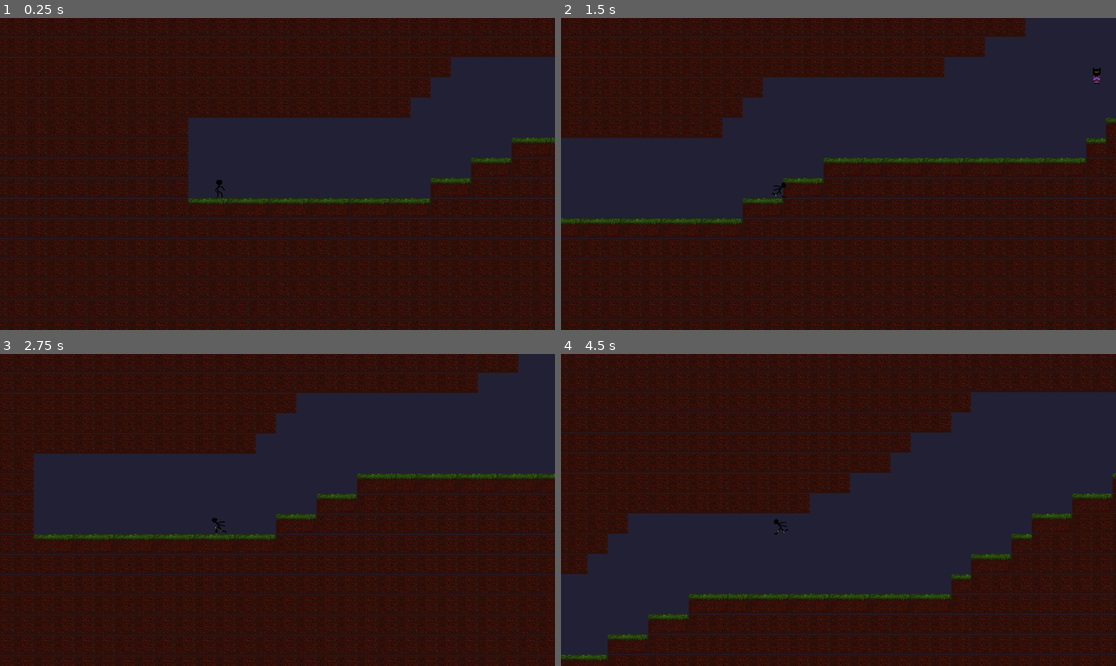
Above: before the commit, frames 1-4 (two rows, left to right).
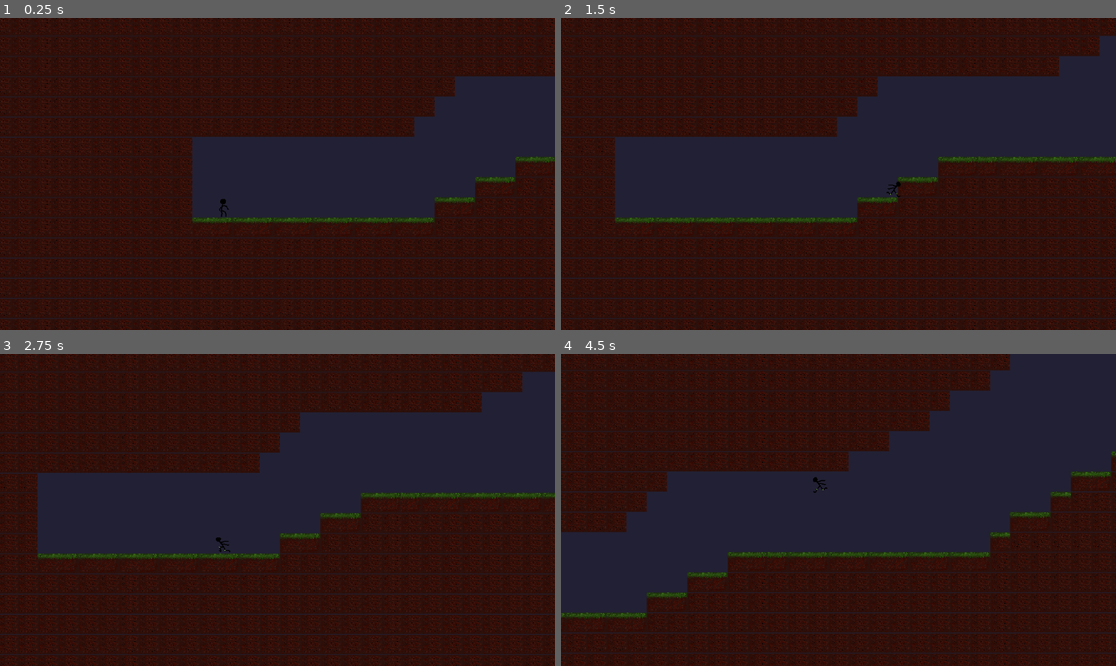
Above: after the commit, the same moments.

Repository: maxthemusicnerd/UntitledPlatformerGame
Game: Godot game, scene res://Scenes/ManagerNodes/game_manager.tscn
Two runs of this game, one before a commit and one after it. Both use one fixed random seed, a clock stepped at 60 frames per second and the inputs below.
Inputs:
- Up to frame 1 (0.25 s): no input
- Up to frame 2 (1.5 s): tap Enter at 0.5 s; hold D (right) from 0.53 s (still down); tap J (airdash) at 0.6, 1.35 s; tap Space (jump) at 0.77 s
- Up to frame 3 (2.75 s): tap Space (jump) at 1.52 s; release D (right) at 2.03 s; hold A (left) from 2.03 s (still down); tap J (airdash) at 2.1 s
- Up to frame 4 (4.5 s): release A (left) at 2.78 s; hold D (right) 2.78-4.28 s; tap J (airdash) at 2.85, 3.6, 4.35 s; tap Space (jump) at 3.02, 3.77 s; hold A (left) from 4.28 s (still down)

The runs differ from the first frame. In frame 1, 16% of the frame differs, in the area x 0-100%, y 0-100%; in frame 2, 20%; in frame 3, 19%; in frame 4, 24%.

Commit message:
Title Screen Beginnings

Diff:
--- a/Scenes/Characters/Player.tscn
+++ b/Scenes/Characters/Player.tscn
@@ -480,8 +480,12 @@
 shape = SubResource("CapsuleShape2D_ltdul")
 
 [node name="Camera2D" type="Camera2D" parent="."]
-position = Vector2(188, -46)
+position = Vector2(-2, -7)
 zoom = Vector2(1.31, 1.31)
+process_callback = 0
+position_smoothing_speed = 1.0
+drag_horizontal_enabled = true
+drag_vertical_enabled = true
 
 [node name="airdashtimer" type="Timer" parent="."]
 wait_time = 0.057
